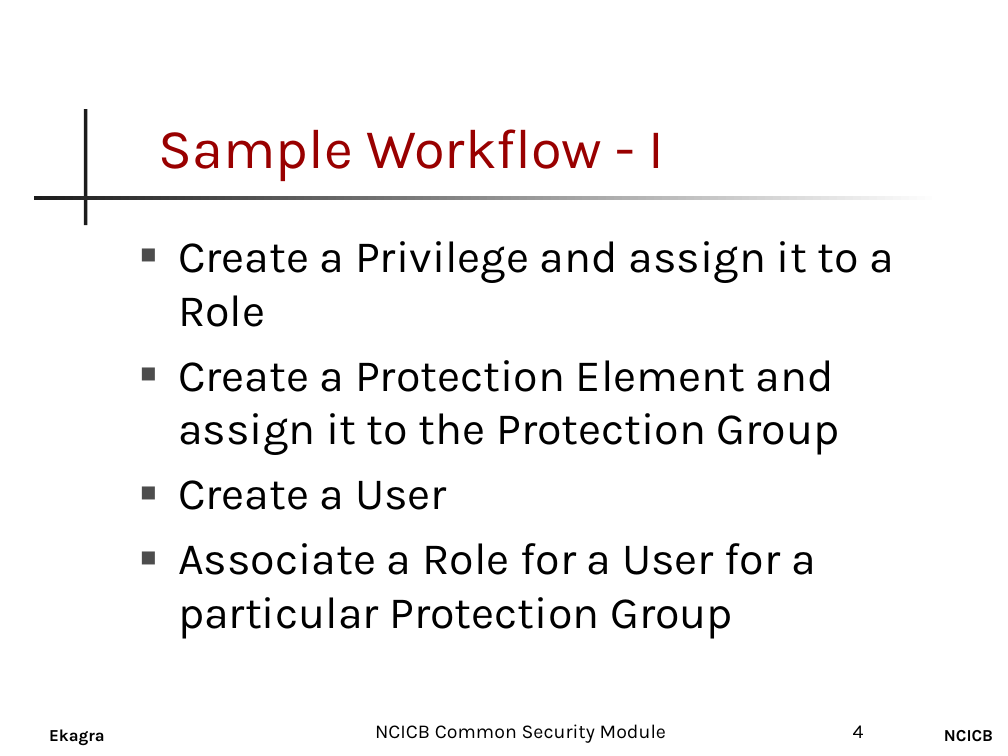
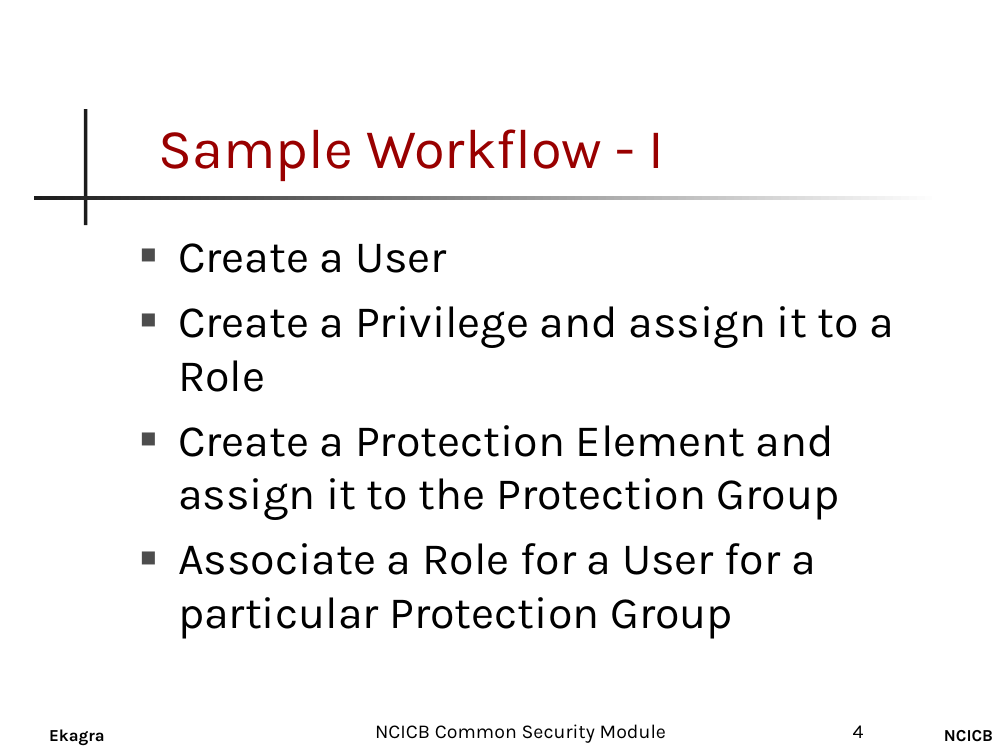
Before and after one commit to CBIIT/common-security-module-docs, a slide deck: slide 4 of CSM_UPT_Presentation.ppt. Drawn at 1008x756 pixels with LibreOffice and Linux fonts; fonts in the diff are those of the drawing; background and template pictures are left out. Boxes give left, top, right and bottom in pixels: in the first picture for what was removed or moved away, otherwise in the second. Text is boxed around its words. In the diff, an @@ line names an element or a change of style, - is before the commit and + after.

Commit message:
*** empty log message ***
SVN-Revision: 620

```diff
--- a/CSM_UPT_Presentation.ppt
+++ b/CSM_UPT_Presentation.ppt
@@ text at box(178, 243, 447, 273): paragraph added @@
+■ Create a User
@@ text at box(178, 480, 447, 510): paragraph removed @@
-■ Create a User
```
